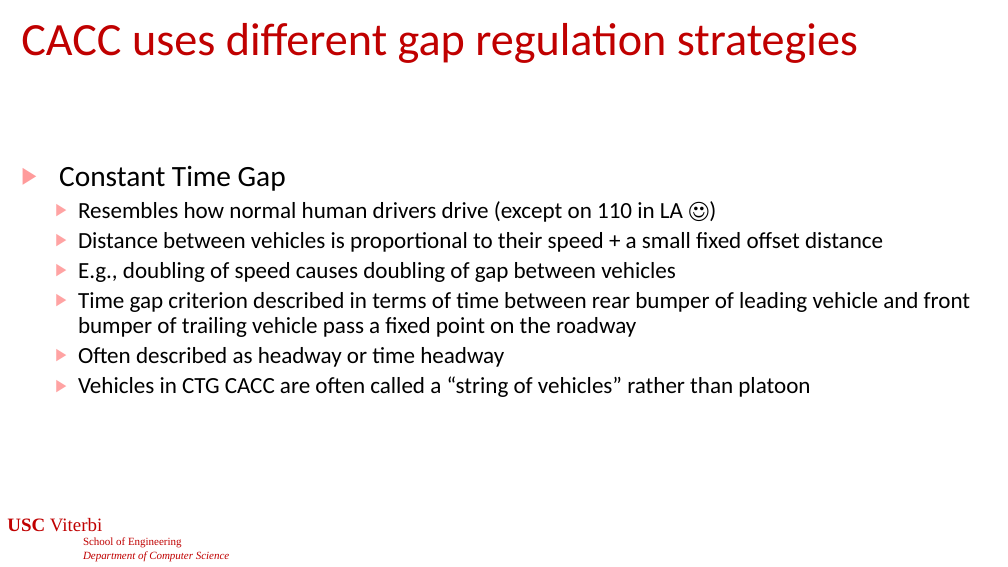
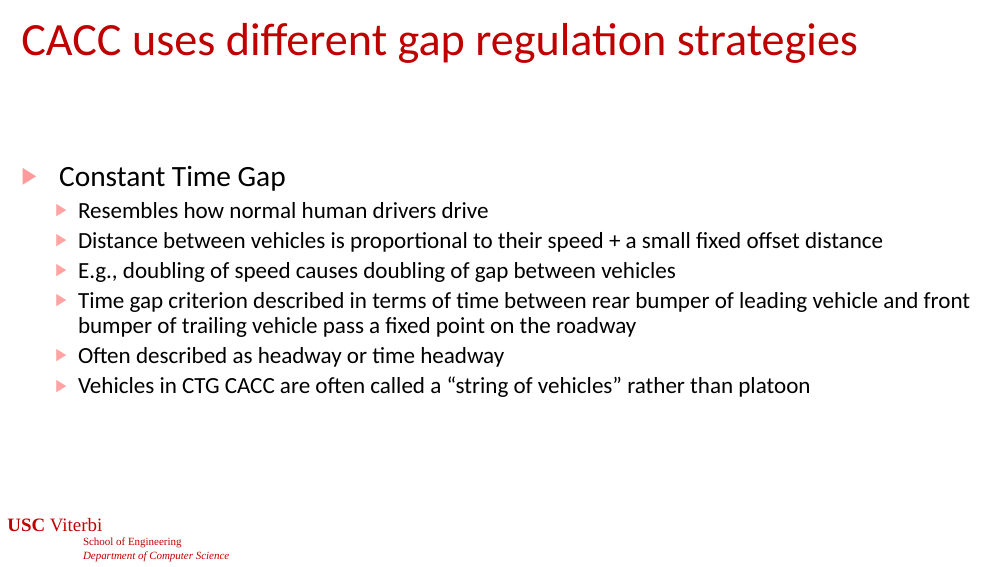
Before and after one commit to jdeshmukh/jdeshmukh.github.io, a slide deck: slide 17 of teaching/cs513slides/lecture13-communication-and-security.pptx (slide 28 before the commit). Drawn at 1008x567 pixels with LibreOffice and Linux fonts; fonts in the diff are those of the drawing; background and template pictures are left out. Boxes give left, top, right and bottom in pixels: in the first picture for what was removed or moved away, otherwise in the second. Text is boxed around its words. In the diff, an @@ line names an element or a change of style, - is before the commit and + after.

```diff
--- a/teaching/cs513slides/lecture13-communication-and-security.pptx
+++ b/teaching/cs513slides/lecture13-communication-and-security.pptx
@@ text at bbox=[78, 202, 489, 218]: text changed @@
-  ▶ Resembles how normal human drivers drive (except on 110 in LA ☺)
+  ▶ Resembles how normal human drivers drive
```
Also in this commit, not shown: 2 other slides changed, 45 slides removed, 3 other files.
